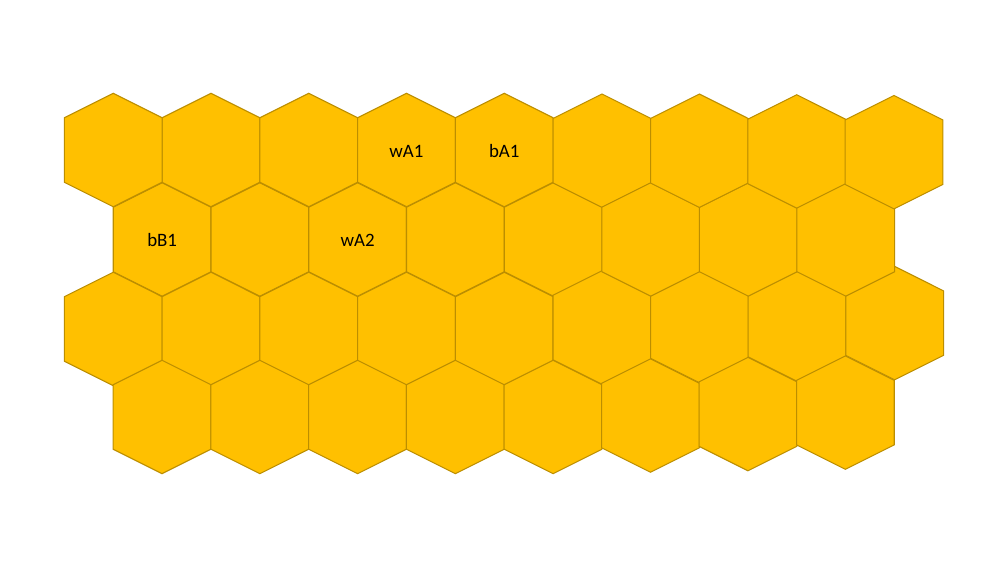
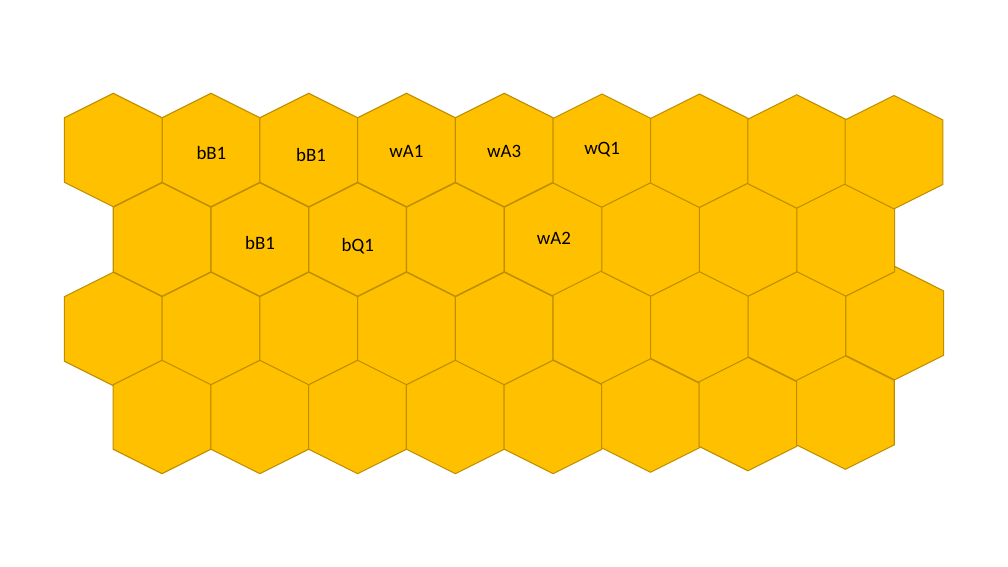
Before and after one commit to ay-sbu/ai-hive-game-python, a slide deck: slide 4 of hive.pptx. Drawn at 1008x567 pixels with LibreOffice and Linux fonts; fonts in the diff are those of the drawing. Boxes give left, top, right and bottom in pixels: in the first picture for what was removed or moved away, otherwise in the second. Text is boxed around its words. In the diff, an @@ line names an element or a change of style, - is before the commit and + after.

```diff
--- a/hive.pptx
+++ b/hive.pptx
@@ text "bB1" moved from (x1=147, y1=233, x2=177, y2=246) to (x1=197, y1=146, x2=227, y2=159) @@
@@ text added at (x1=296, y1=148, x2=326, y2=161), 18 pt, text #000000 @@
+bB1
@@ text at (x1=487, y1=144, x2=521, y2=157): text changed @@
-bA1
+wA3
@@ text added at (x1=584, y1=141, x2=620, y2=157), 18 pt, text #000000 @@
+wQ1
@@ text added at (x1=245, y1=236, x2=275, y2=249), 18 pt, text #000000 @@
+bB1
@@ text added at (x1=342, y1=238, x2=374, y2=254), 18 pt, text #000000 @@
+bQ1
@@ text "wA2" moved from (x1=341, y1=233, x2=375, y2=246) to (x1=537, y1=231, x2=571, y2=244) @@
```
Also in this commit, not shown: 1 other slide changed, 6 other files.
